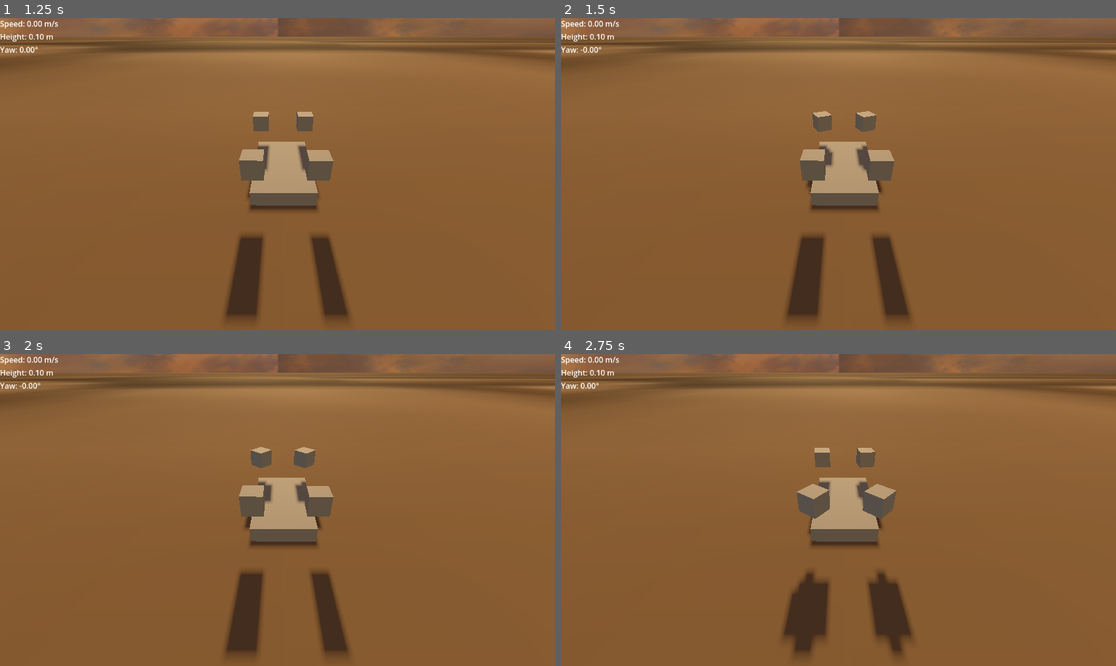
Above: before the commit, frames 1-4 (two rows, left to right).
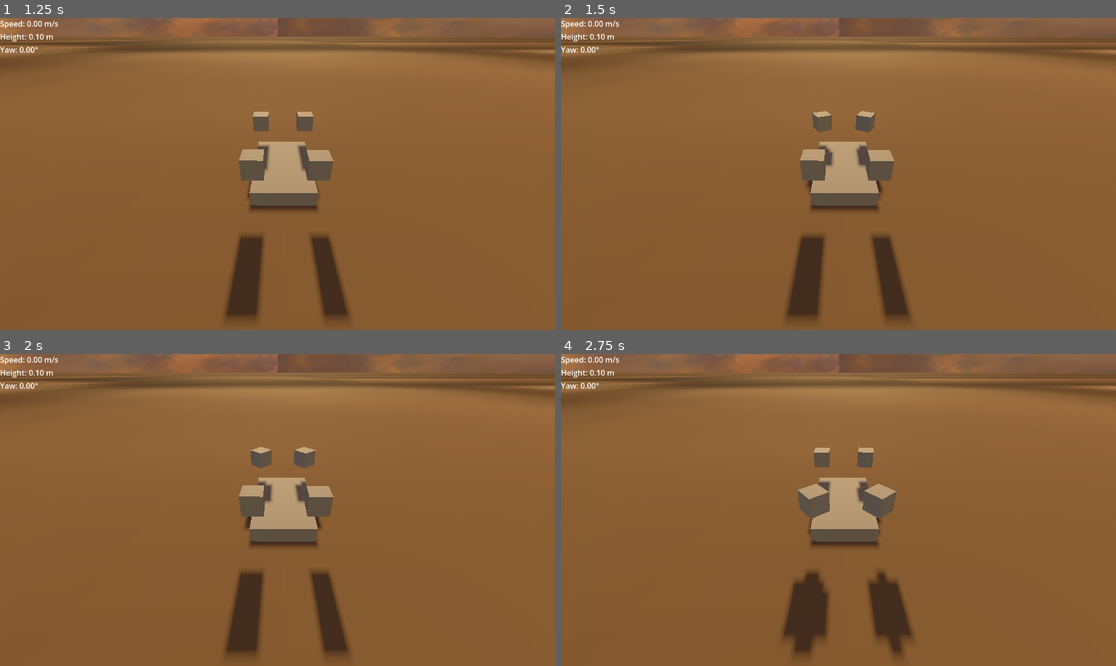
Above: after the commit, the same moments.

Repository: NuggetsWithTea/BeefyDrone
Game: Godot game, scene res://scenes/WindEnv.tscn
Same seed, same stepped clock (60 frames per second), same inputs: the game is played once before the commit and once after it.
Inputs:
- Up to frame 1 (1.25 s): hold Right (right) from 0.53 s (still down); tap Delete (stop) at 0.6 s
- Up to frame 2 (1.5 s): tap Enter at 1.25 s; release Right (right) at 1.28 s; hold Down (backward) from 1.28 s (still down); tap Delete (stop) at 1.35 s
- Up to frame 3 (2 s): keep holding Down (backward)
- Up to frame 4 (2.75 s): tap Space (up) at 2 s; release Down (backward) at 2.03 s; hold Right (right) from 2.03 s (still down); tap Delete (stop) at 2.1 s

Frame 1 is identical in both runs. In frame 2, 0.1% of the frame differs, in the area x 3-58%, y 9-58%; in frame 3, less than 0.1%; in frame 4, 0.3%, in the area x 41-61%, y 29-77%.

Commit message:
Drone can now turn

Diff:
--- a/project.godot
+++ b/project.godot
@@ -12,7 +12,7 @@
 
 config/name="WindEnv"
 run/main_scene="res://scenes/WindEnv.tscn"
-config/features=PackedStringArray("4.4", "Forward Plus")
+config/features=PackedStringArray("4.2", "Forward Plus")
 
 [filesystem]
 
@@ -22,42 +22,42 @@
 
 up={
 "deadzone": 0.5,
-"events": [Object(InputEventKey,"resource_local_to_scene":fa …(171 unchanged characters)… keycode":32,"key_label":0,"unicode":32,"location":0,"echo":false,"script":null)
+"events": [Object(InputEventKey,"resource_local_to_scene":fa …(171 unchanged characters)… keycode":32,"key_label":0,"unicode":32,"echo":false,"script":null)
 ]
 }
 down={
 "deadzone": 0.5,
-"events": [Object(InputEventKey,"resource_local_to_scene":fa …(175 unchanged characters)… ode":4194326,"key_label":0,"unicode":0,"location":0,"echo":false,"script":null)
-, Object(InputEventKey,"resource_local_to_scene":false,"reso …(166 unchanged characters)… ode":4194328,"key_label":0,"unicode":0,"location":0,"echo":false,"script":null)
+"events": [Object(InputEventKey,"resource_local_to_scene":fa …(175 unchanged characters)… ode":4194326,"key_label":0,"unicode":0,"echo":false,"script":null)
+, Object(InputEventKey,"resource_local_to_scene":false,"reso …(166 unchanged characters)… ode":4194328,"key_label":0,"unicode":0,"echo":false,"script":null)
 ]
 }
 left={
 "deadzone": 0.5,
-"events": [Object(InputEventKey,"resource_local_to_scene":fa …(175 unchanged characters)… ode":4194319,"key_label":0,"unicode":0,"location":0,"echo":false,"script":null)
-, Object(InputEventKey,"resource_local_to_scene":false,"reso …(162 unchanged characters)… keycode":65,"key_label":0,"unicode":97,"location":0,"echo":false,"script":null)
+"events": [Object(InputEventKey,"resource_local_to_scene":fa …(175 unchanged characters)… ode":4194319,"key_label":0,"unicode":0,"echo":false,"script":null)
+, Object(InputEventKey,"resource_local_to_scene":false,"reso …(162 unchanged characters)… keycode":65,"key_label":0,"unicode":97,"echo":false,"script":null)
 ]
 }
 right={
 "deadzone": 0.5,
-"events": [Object(InputEventKey,"resource_local_to_scene":fa …(175 unchanged characters)… ode":4194321,"key_label":0,"unicode":0,"location":0,"echo":false,"script":null)
-, Object(InputEventKey,"resource_local_to_scene":false,"reso …(163 unchanged characters)… eycode":68,"key_label":0,"unicode":100,"location":0,"echo":false,"script":null)
+"events": [Object(InputEventKey,"resource_local_to_scene":fa …(175 unchanged characters)… ode":4194321,"key_label":0,"unicode":0,"echo":false,"script":null)
+, Object(InputEventKey,"resource_local_to_scene":false,"reso …(163 unchanged characters)… eycode":68,"key_label":0,"unicode":100,"echo":false,"script":null)
 ]
 }
 forward={
 "deadzone": 0.5,
-"events": [Object(InputEventKey,"resource_local_to_scene":fa …(175 unchanged characters)… ode":4194320,"key_label":0,"unicode":0,"location":0,"echo":false,"script":null)
-, Object(InputEventKey,"resource_local_to_scene":false,"reso …(163 unchanged characters)… eycode":87,"key_label":0,"unicode":119,"location":0,"echo":false,"script":null)
+"events": [Object(InputEventKey,"resource_local_to_scene":fa …(175 unchanged characters)… ode":4194320,"key_label":0,"unicode":0,"echo":false,"script":null)
+, Object(InputEventKey,"resource_local_to_scene":false,"reso …(163 unchanged characters)… eycode":87,"key_label":0,"unicode":119,"echo":false,"script":null)
 ]
 }
 backward={
 "deadzone": 0.5,
-"events": [Object(InputEventKey,"resource_local_to_scene":fa …(175 unchanged characters)… ode":4194322,"key_label":0,"unicode":0,"location":0,"echo":false,"script":null)
-, Object(InputEventKey,"resource_local_to_scene":false,"reso …(163 unchanged characters)… eycode":83,"key_label":0,"unicode":115,"location":0,"echo":false,"script":null)
+"events": [Object(InputEventKey,"resource_local_to_scene":fa …(175 unchanged characters)… ode":4194322,"key_label":0,"unicode":0,"echo":false,"script":null)
+, Object(InputEventKey,"resource_local_to_scene":false,"reso …(163 unchanged characters)… eycode":83,"key_label":0,"unicode":115,"echo":false,"script":null)
 ]
 }
 stop={
 "deadzone": 0.5,
-"events": [Object(InputEventKey,"resource_local_to_scene":fa …(175 unchanged characters)… ode":4194312,"key_label":0,"unicode":0,"location":0,"echo":false,"script":null)
+"events": [Object(InputEventKey,"resource_local_to_scene":fa …(175 unchanged characters)… ode":4194312,"key_label":0,"unicode":0,"echo":false,"script":null)
 ]
 }
 
--- a/scripts/Drone.gd
+++ b/scripts/Drone.gd
@@ -7,17 +7,22 @@
 @export var GRAVITY: float = 0 # set in ready
 @export var TORGUE_COEFFICIENT: float = 0.025  # C_q, adjust based on your propeller specs
 
-
 var propellers:Array[Propeller]
 var ground: MeshInstance3D
 var Current_WIND_FORCE = Vector3.ZERO
 var CURRENT_DRAG: Vector3 = Vector3.ZERO
 var MOMENT_OF_INERTIA: float = 0
 
+var turn_right = true
+var turn_left = false
+
 var CURRENT_ALTITUDE: float = 0 #distance between the drone and the nearest obstacle
 
 func _ready():
 	propellers = [$"Propeller 1", $"Propeller 2", $"Propeller 3",$"Propeller 4"]
+	#this has to be set here, because godot otherwise overwrites this when initializing the propellers
+	propellers[0].IS_ROTATION_REVERSED = true
+	propellers[2].IS_ROTATION_REVERSED = true
 	ground = $"../Ground"
 	GRAVITY = ProjectSettings.get_setting("physics/3d/default_gravity") as float
 	add_to_group("wind_affected")
@@ -26,13 +31,11 @@
 
 func _physics_process(delta):
 	effective_lift(delta)
-
 	get_altitude()
 	apply_yaw_torque(delta)
 	apply_impulse((Current_WIND_FORCE / mass) * delta)
 	apply_central_force(Vector3(0, -GRAVITY * delta, 0))
 	angular_velocity *= .98
-	#print(global_position)
 
 func _input(event):
 	if Input.is_action_just_pressed("forward"):
@@ -44,18 +47,14 @@
 		propellers[3].increase_voltage(.5)
 
 	if Input.is_action_pressed("right"):
-		propellers[1].IS_ROTATION_REVERSED = true
-		propellers[3].IS_ROTATION_REVERSED = true
-	else:
-		propellers[1].IS_ROTATION_REVERSED = false
-		propellers[3].IS_ROTATION_REVERSED = false
+		propellers[1].IS_ROTATION_REVERSED = turn_right
+		propellers[3].IS_ROTATION_REVERSED = turn_right
+		turn_right = not turn_right
 
 	if Input.is_action_pressed("left"):
-		propellers[0].IS_ROTATION_REVERSED = true
-		propellers[2].IS_ROTATION_REVERSED = true
-	else:
-		propellers[0].IS_ROTATION_REVERSED = false
-		propellers[2].IS_ROTATION_REVERSED = false
+		propellers[0].IS_ROTATION_REVERSED = turn_left
+		propellers[2].IS_ROTATION_REVERSED = turn_left
+		turn_left = not turn_left
 
 	if Input.is_action_just_pressed("up"):
 		for prop in propellers:
--- a/scripts/Propeller.gd
+++ b/scripts/Propeller.gd
@@ -19,7 +19,7 @@
 var CURRENT_VOLTAGE: float = 0.0
 var CURRENT_THRUST_FORCE: float = 0.0
 var CURRENT_ANGLE = 0
-var IS_ROTATION_REVERSED = false
+var IS_ROTATION_REVERSED: bool = false
 
 #use these values in other scripts
 var CURRENT_APPLIED_FORCE: Vector3 = Vector3.ZERO
@@ -133,4 +133,4 @@
 func calc_applied_force(delta, ground_effect):
 	var y_vel: float = CURRENT_VELOCITY.y + CURRENT_THRUST_FORCE * (1-delta) * ground_effect
 	var force = Vector3(CURRENT_VELOCITY.x, y_vel, CURRENT_VELOCITY.z)
-	CURRENT_APPLIED_FORCE = force if not IS_ROTATION_REVERSED else -force
+	CURRENT_APPLIED_FORCE = force
Not shown: 1 places in scenes/Drone.tscn that only renumber resources
Not shown: 1 places in scenes/Propeller.tscn that only renumber resources
Not shown: 1 places in scenes/WindEnv.tscn that only renumber resources
